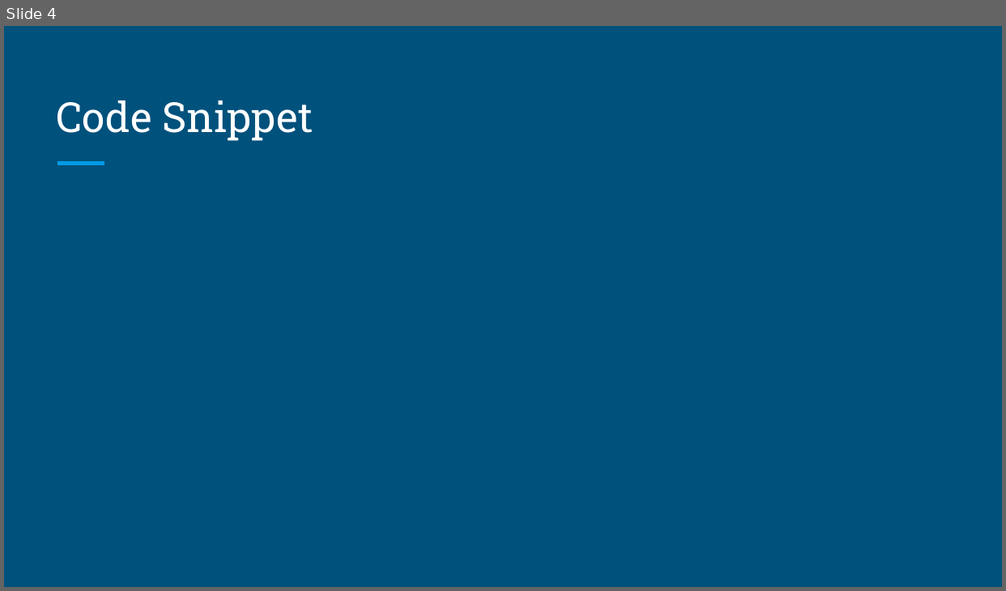
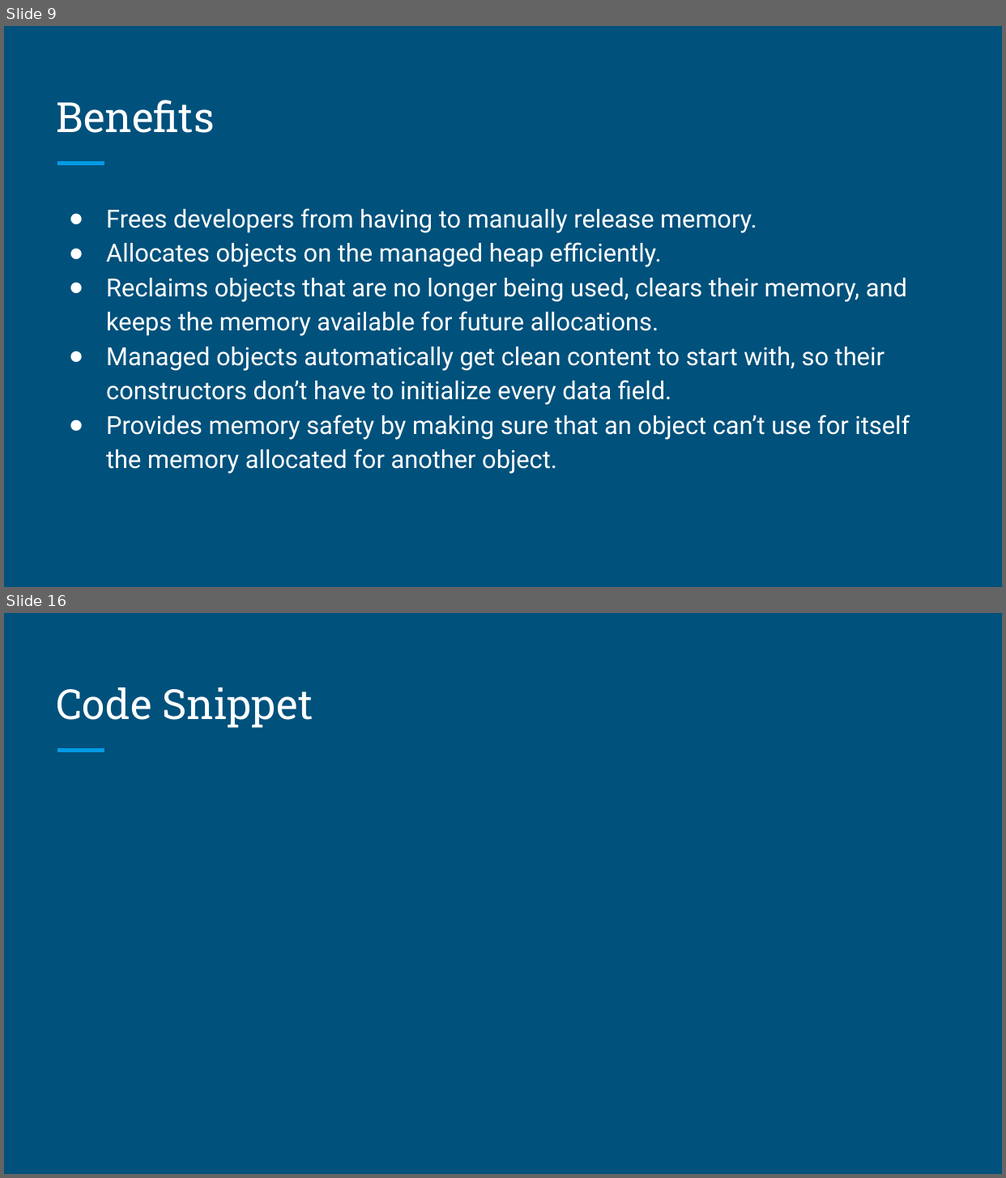
Before and after one commit to lskshastry/Garbage-Collection-and-Disposal-in-C-, a slide deck: Disposal and Garbage Collection.pptx. Shown one above the other, each under a label of ours: slide 4 before the commit, slides 9 and 16 after it; the slides between them are not shown. The pictures are 1006x591 and 1006x1178 pixels, drawn with LibreOffice and Linux fonts; fonts in the diff are those of the drawing. Boxes give left, top, right and bottom in pixels: in the first picture for what was removed or moved away, otherwise in the second. Text is boxed around its words. In the diff, an @@ line names an element or a change of style, - is before the commit and + after.

```diff
--- a/Disposal and Garbage Collection.pptx
+++ b/Disposal and Garbage Collection.pptx
@@ slide 9 added at box(4, 26, 1002, 587), background #00517C; not listed: 1 template element that a slide beside it also shows @@
@@ title added at box(57, 100, 215, 133), 30 pt, text #FFFFFF @@
+Benefits
@@ text added at box(106, 208, 910, 474), 18 pt, text #FFFFFF @@
+● Frees developers from having to manually release memory.
+● Allocates objects on the managed heap efficiently.
+● Reclaims objects that are no longer being used, clears their memory, and keeps the memory available for future allocations.
+● Managed objects automatically get clean content to start with, so their constructors don’t have to initialize every data field.
+● Provides memory safety by making sure that an object can’t use for itself the memory allocated for another object.
@@ what was slide 4 is now slide 16 @@
```
Also in this commit, not shown: 3 slides changed, 13 other slides added, 5 other files.
